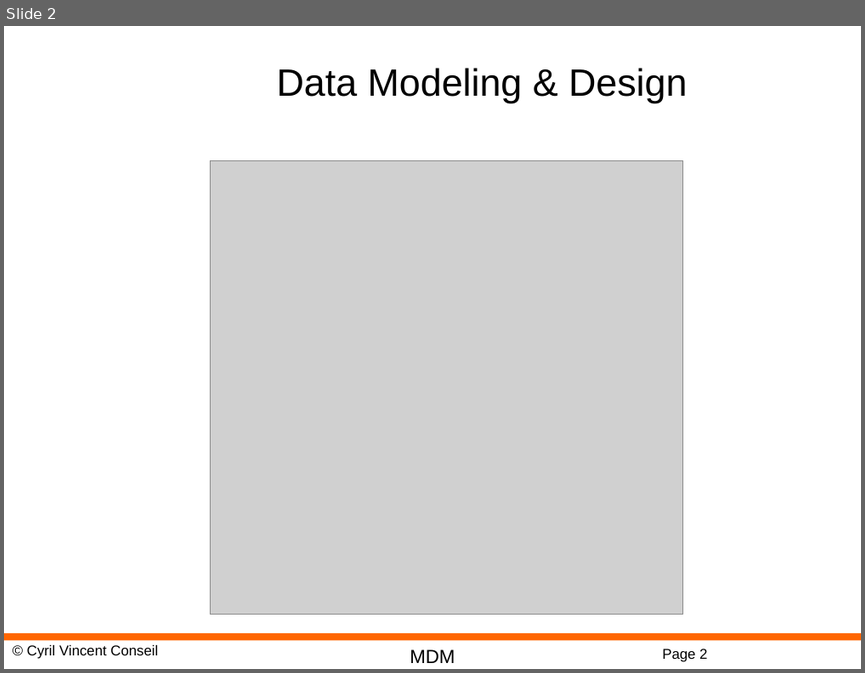
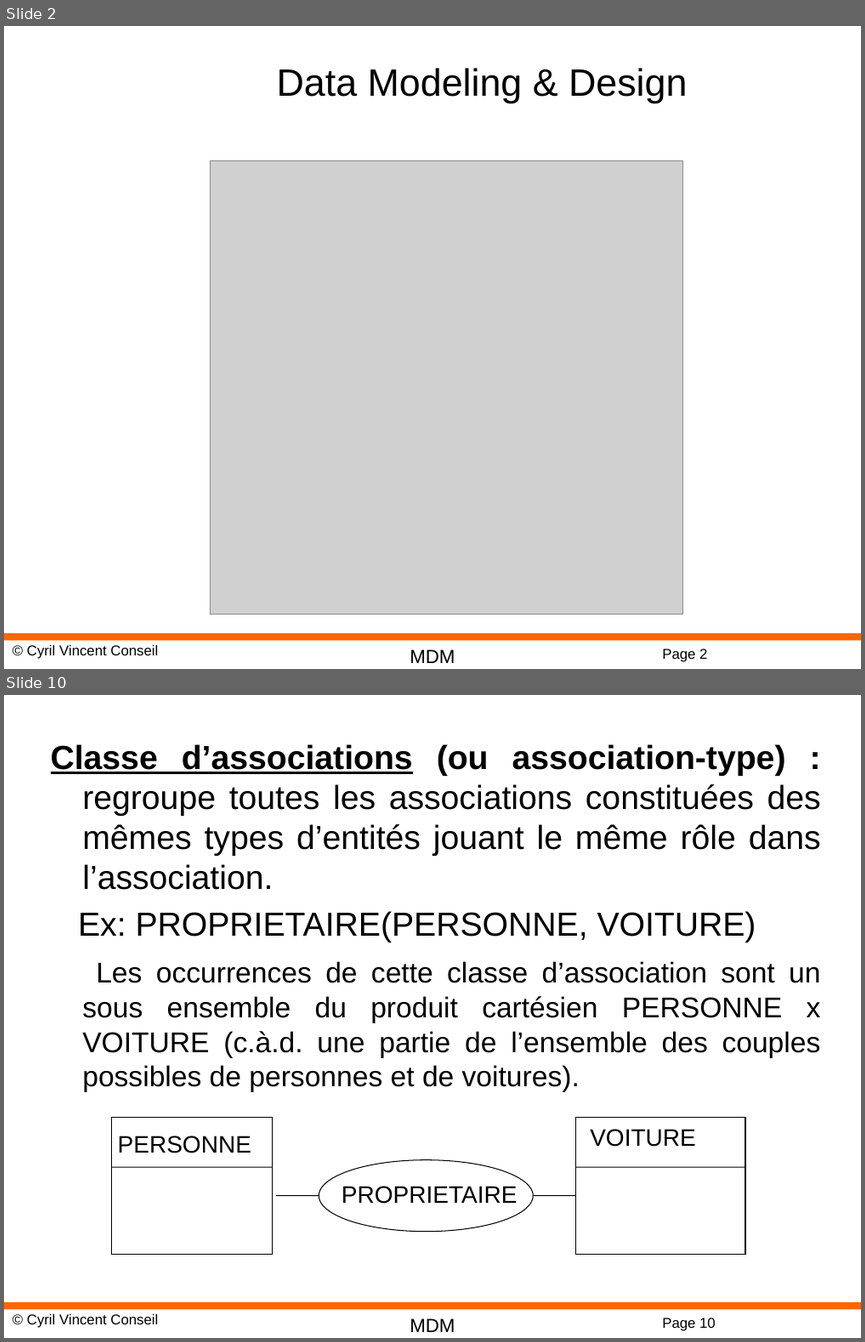
Before and after one commit to cyrilvincent/mdm, a slide deck: DM05-Design.pptx. Shown one above the other, each under a label of ours: slide 2 before the commit, slides 2 and 10 after it; the slides between them are not shown. The pictures are 865x673 and 865x1342 pixels, drawn with LibreOffice and Linux fonts; fonts in the diff are those of the drawing; grey boxes stand for pictures; background and template pictures are left out. Boxes give left, top, right and bottom in pixels: in the first picture for what was removed or moved away, otherwise in the second. Text is boxed around its words. In the diff, an @@ line names an element or a change of style, - is before the commit and + after.

```diff
--- a/DM05-Design.pptx
+++ b/DM05-Design.pptx
@@ slide 10 added at (4,695,861,1338), background #FFFFFF; not listed: 4 template elements that a slide beside it also shows @@
@@ text added at (51,744,821,1092), 28 pt, text #000000 @@
+Classe d’associations (ou association-type) : regroupe toutes les associations constituées des mêmes types d’entités jouant le même rôle dans l’association.
+Ex: PROPRIETAIRE(PERSONNE, VOITURE)
+Les occurrences de cette classe d’association sont un sous ensemble du produit cartésien PERSONNE x VOITURE (c.à.d. une partie de l’ensemble des couples possibles de personnes et de voitures).
@@ group added at (112,1117,745,1253): 3 lines, 3 texts, 2 rectangles, 1 ellipse @@
+PERSONNE
+VOITURE
+PROPRIETAIRE
```
Also in this commit, not shown: 1 slide changed, 58 other slides added, 3 slides removed, 32 other files.
